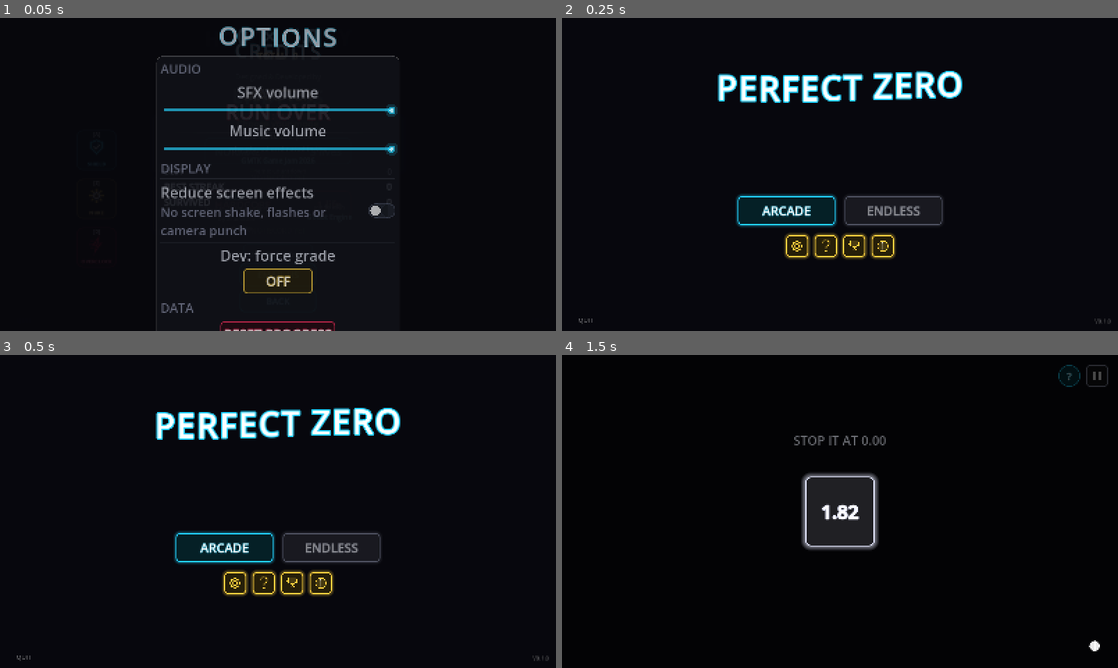
Above: before the commit, frames 1-4 (two rows, left to right).
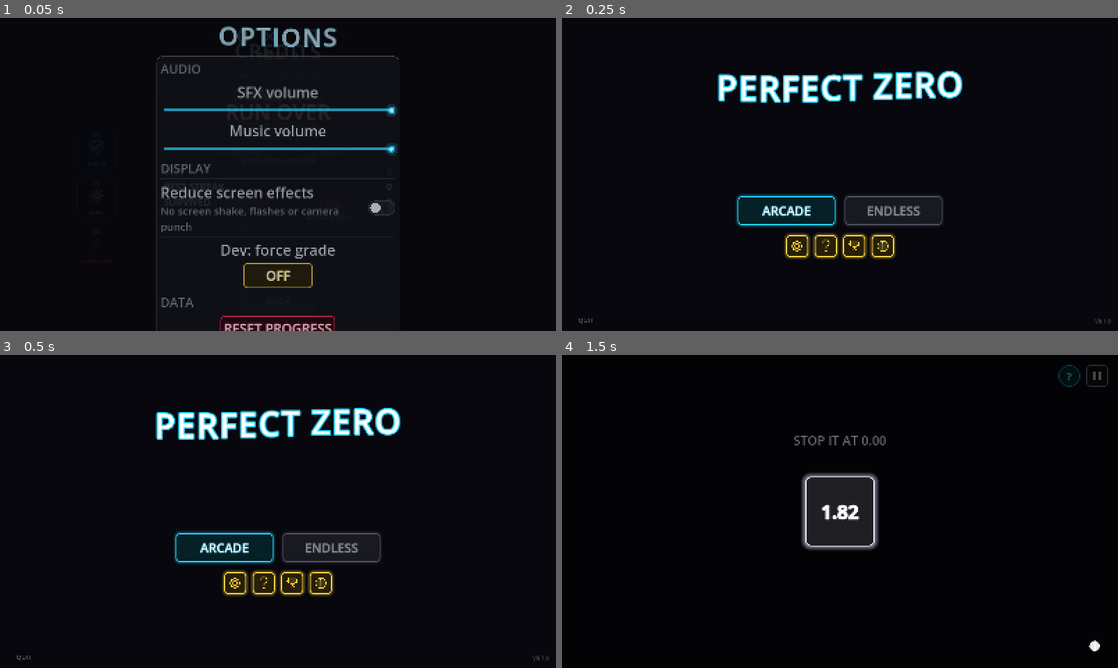
Above: after the commit, the same moments.

Repository: AjmalatWork/Perfect-Zero
Game: Godot game, scene res://scenes/Main.tscn
Two runs of this game, one before a commit and one after it. Both use one fixed random seed, a clock stepped at 60 frames per second and the inputs below.
Inputs:
- Up to frame 1 (0.05 s): no input
- Up to frame 2 (0.25 s): no input
- Up to frame 3 (0.5 s): no input
- Up to frame 4 (1.5 s): click "ARCADE" at 0.5 s; click "1" at 1.25 s

The runs differ from the first frame. In frame 1, 2.4% of the frame differs, in the area x 29-71%, y 58-100%; in frame 2, nothing differs; in frame 3, nothing differs; in frame 4, nothing differs.

Commit message:
Visual audit: six mechanical minor fixes
The remaining low-risk, single-file findings from VISUAL_AUDIT.md's minor
list - each a value swap or a dedup, no design judgment involved.

- Options: toggle subtitle no longer shares its size with the section
  eyebrows (36 -> 30); NeonToggle/NeonSlider's ACCENT consts now reference
  OptionsPanel.NEON instead of each re-declaring the same literal.
- Help: inactive tab outline black -> MUTED, matching every other
  de-emphasized outline in the game.
- Endless Mode Select: caption colour TEXT_FILL@0.75 -> MUTED (added the
  const, which the screen didn't declare); BACK's font knocked down from
  _fs(30) - the largest BACK font of any screen - to _fs(28).
- Title: version label gets a portrait font size for the first time (was the
  one unscaled size on the screen, 16 raw = ~6.4dp on a phone).

Verified with a full headless project import: exit 0, no errors.

Co-Authored-By: Claude Sonnet 5 <noreply@anthropic.com>

Diff:
--- a/scripts/ui/EndlessModeSelect.gd
+++ b/scripts/ui/EndlessModeSelect.gd
@@ -6,6 +6,7 @@
 const GOLD := Color("ffd23f")
 const LOCKED_ACCENT := Color("8b90a8")
 const TEXT_FILL := Color("dfe3ee")
+const MUTED := Color("8b90a8")  # same hex as LOCKED_ACCENT - a different role (muted body text vs. a locked control's accent), so kept as its own name rather than reused across two meanings
 
 @export var runner: EndlessRunner
 @export var campaign_navigator: CampaignNavigator
@@ -142,6 +143,11 @@
 	# (desktop/web) keeps the original 64.
 	var back_h: float = 72.0 if Layout.is_portrait() else 64.0
 	back.custom_minimum_size = Vector2(200, back_h) * _s()
+	# _button() sets font_size to _fs(30) for the mode buttons - the largest BACK
+	# font of any screen in the game, and large enough to visually compete with
+	# the mode buttons' own _fs(30) name/lives labels sitting right above it.
+	# Overridden down to _fs(28), matching Help/Options' BACK.
+	back.add_theme_font_size_override("font_size", _fs(28))
 	back.pressed.connect(_on_back)
 	col.add_child(_wrap(back))
 
@@ -238,8 +244,11 @@
 	var l := Label.new()
 	l.horizontal_alignment = HORIZONTAL_ALIGNMENT_CENTER
 	l.add_theme_font_size_override("font_size", _fs(20))
-	l.add_theme_color_override("font_color", TEXT_FILL)
-	l.modulate.a = 0.75
+	# MUTED, not TEXT_FILL@0.75 alpha - every other screen expresses "muted
+	# supporting text" as the same MUTED colour rather than a faded TEXT_FILL, so
+	# this was the one place "muted" meant something different from the rest of
+	# the project. Alpha dropped since MUTED is already muted on its own.
+	l.add_theme_color_override("font_color", MUTED)
 	_refresh_target_caption(l, key)
 	return l
 
--- a/scripts/ui/HelpScreen.gd
+++ b/scripts/ui/HelpScreen.gd
@@ -546,7 +546,10 @@
 		var active := i == _page_index
 		var accent: Color = NEON if active else MUTED
 		tab.add_theme_color_override("font_color", Color.WHITE if active else MUTED)
-		tab.add_theme_color_override("font_outline_color", accent if active else Color(0, 0, 0, 0.6))
+		# MUTED, not black - every other de-emphasized outline in the game (Help's
+		# own inactive tabs used to be the one exception) fades toward MUTED rather
+		# than dropping to a plain black outline.
+		tab.add_theme_color_override("font_outline_color", accent if active else Color(MUTED.r, MUTED.g, MUTED.b, 0.6))
 		for state in ["normal", "hover", "pressed"]:
 			tab.add_theme_stylebox_override(state, _tab_box(accent, active))
 
--- a/scripts/ui/OptionsPanel.gd
+++ b/scripts/ui/OptionsPanel.gd
@@ -51,7 +51,14 @@
 # The one-line explanation under a toggle. "Reduce screen effects" said nothing
 # about what it actually does, which is kill screen shake, camera punch,
 # hit-stop and full-screen flashes outright for motion sensitivity.
-const SUBTITLE_SIZE := 36
+#
+# Deliberately smaller than SECTION_LABEL_SIZE (was equal to it, at 36) - the
+# two are different roles that happened to share a number: SECTION_LABEL is an
+# uppercase eyebrow that only needs to be found, this is a sentence that needs
+# to be read. Case already separates them, but two labels the same size sitting
+# both MUTED made the sentence read as a second, quieter eyebrow rather than
+# actual explanatory copy underneath the toggle's own label.
+const SUBTITLE_SIZE := 30
 
 # Absolute canvas units, deliberately NOT multiplied by _s(): this is a width
 # budget against a fixed-width canvas, so scaling it would just re-introduce the
@@ -572,7 +579,10 @@
 # whole row is the touch target - hence MOUSE_FILTER_IGNORE here.
 class NeonToggle extends Control:
 	const SIZE := Vector2(78, 42)
-	const ACCENT := Color("22d3ff")
+	# Was its own Color("22d3ff") literal, duplicating OptionsPanel.NEON rather
+	# than referencing it - harmless while both happened to agree, but one more
+	# place for cyan to silently drift if either is ever repainted.
+	const ACCENT := OptionsPanel.NEON
 	const OFF_TRACK := Color("3a4050")
 
 	signal toggled(on: bool)
@@ -664,7 +674,9 @@
 	const TOUCH_HEIGHT := 100.0
 	const TRACK_HEIGHT := 8.0
 	const KNOB_RADIUS := 11.0
-	const ACCENT := Color("22d3ff")
+	# Was its own Color("22d3ff") literal - see NeonToggle.ACCENT's comment above,
+	# same duplication, same fix.
+	const ACCENT := OptionsPanel.NEON
 
 	signal value_changed(v: float)
 
--- a/scripts/ui/TitleScreen.gd
+++ b/scripts/ui/TitleScreen.gd
@@ -409,13 +409,24 @@
 
 # --- Build number -----------------------------------------------------------
 
+# 16 raw is ~6.4dp effective in landscape - fine at desktop viewing distance,
+# and the ONLY unscaled size on this screen (everything else has an explicit
+# _PORTRAIT constant). Left genuinely small in portrait too - this is
+# deliberately the lowest-emphasis element on the screen, a build tag rather
+# than content - but 16 was never revisited for a phone and read closer to
+# invisible than "quiet" there. 24 keeps it clearly the smallest, least
+# prominent text on the screen while no longer being illegible.
+const VERSION_LABEL_FONT_LANDSCAPE := 16
+const VERSION_LABEL_FONT_PORTRAIT := 24
+
 func _build_version_label() -> void:
 	var version_text := build_version
 	if version_text.is_empty():
 		version_text = str(ProjectSettings.get_setting("application/config/version", ""))
 	var label := Label.new()
 	label.text = "V%s" % version_text
-	label.add_theme_font_size_override("font_size", 16)
+	label.add_theme_font_size_override("font_size",
+		VERSION_LABEL_FONT_PORTRAIT if Layout.is_portrait() else VERSION_LABEL_FONT_LANDSCAPE)
 	label.add_theme_color_override("font_color", Color(1, 1, 1, 0.3))
 	label.horizontal_alignment = HORIZONTAL_ALIGNMENT_RIGHT
 	label.mouse_filter = Control.MOUSE_FILTER_IGNORE
Not shown, changed: VISUAL_AUDIT.md
